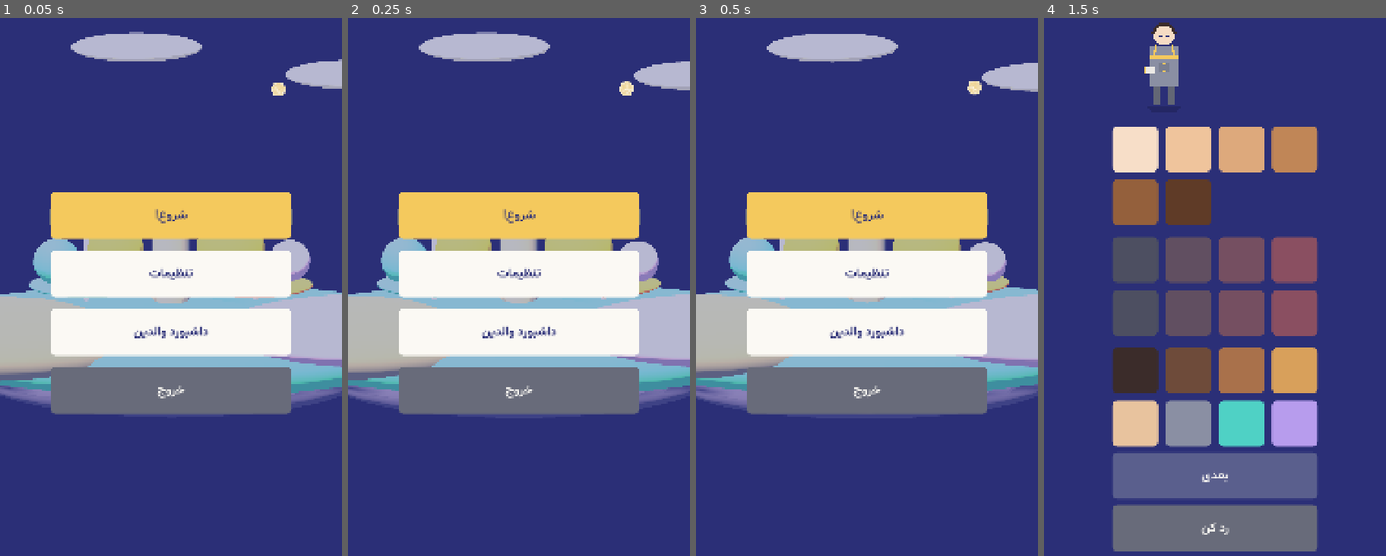
Above: before the commit, frames 1-4 (left to right).
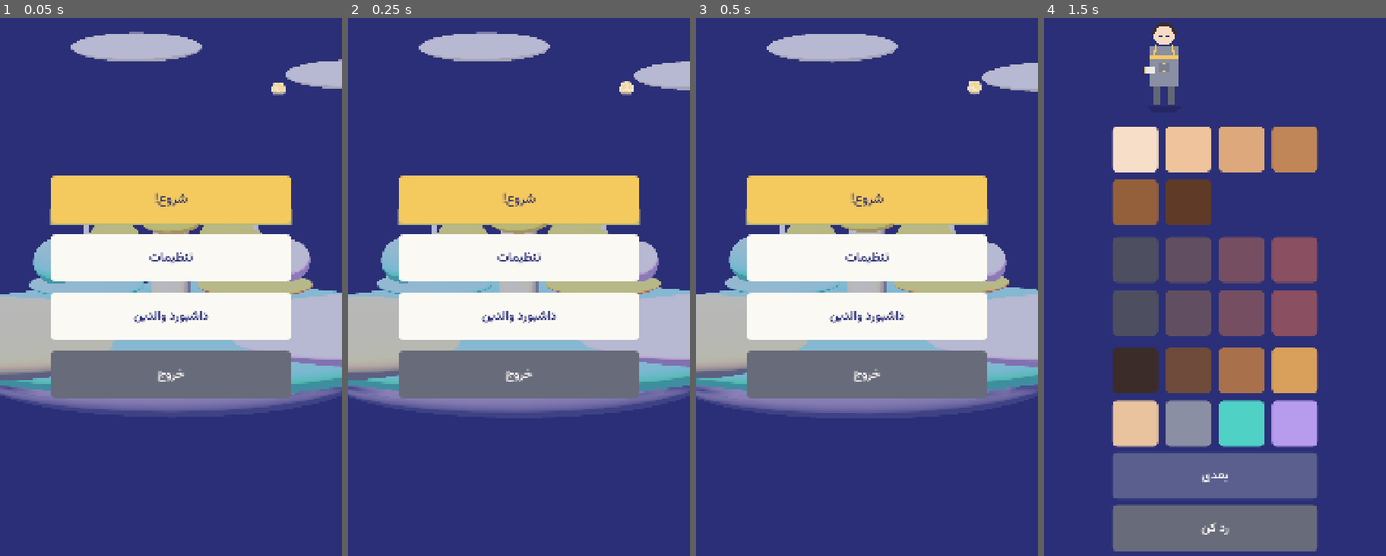
Above: after the commit, the same moments.

Repository: soheilsssbd7/Nexus-learning-game
Game: Godot game, scene res://scenes/main/MainMenu.tscn
Same seed, same stepped clock (60 frames per second), same inputs: the game is played once before the commit and once after it.
Inputs (mouse positions are in pixels of both pictures, inside the frame that each line leads up to):
- Up to frame 1 (0.05 s): no input
- Up to frame 2 (0.25 s): no input
- Up to frame 3 (0.5 s): no input
- Up to frame 4 (1.5 s): click "شروع!" at 0.5 s; click (1136, 147) at 1.25 s

The runs differ from the first frame. In frame 1, 16% of the frame differs, in the area x 14-86%, y 13-74%; in frame 2, 16%; in frame 3, 16%; in frame 4, nothing differs.

Commit message:
fix(menu): keep the clay landing screen inside portrait viewport
Co-authored-by: arena-agent <297053741+arena-agent@users.noreply.github.com>

Diff:
--- a/game/scripts/ui/MainMenu.gd
+++ b/game/scripts/ui/MainMenu.gd
@@ -36,6 +36,7 @@
 var buttons: Array[Button] = []
 var primary_button: Button = null
 var title_label: Label = null
+var menu_box: VBoxContainer = null
 
 
 func _ready() -> void:
@@ -44,8 +45,15 @@
 	SettingsStore.apply_at_boot()
 	if GameState.active_model == null:
 		GameState.bootstrap()
+	# ریشه باید واقعاً viewport را بگیرد؛ فقط custom_minimum_size برای Control ریشه
+	# کافی نیست و در Web/Android ممکن است تمام UI را بیرون از قاب بسازد.
+	set_anchors_and_offsets_preset(Control.PRESET_FULL_RECT)
+	if size.x < 2.0 or size.y < 2.0:
+		size = Vector2(1080.0, 1920.0)
 	custom_minimum_size = Vector2(1080.0, 1920.0)
 	_build()
+	get_viewport().size_changed.connect(_fit_menu)
+	call_deferred("_fit_menu")
 	refresh()
 
 
@@ -83,6 +91,7 @@
 
 	var box := UIKit.make_vbox(UIKit.GAP)
 	box.name = "Buttons"
+	menu_box = box
 	box.add_theme_constant_override("separation", int(UIKit.GAP * 1.5))
 	add_child(box)
 
@@ -103,7 +112,9 @@
 	box.set_anchors_and_offsets_preset(Control.PRESET_CENTER_TOP, Control.PRESET_MODE_MINSIZE, 0)
 	box.offset_left = UIKit.MARGIN
 	box.offset_right = -UIKit.MARGIN
-	box.offset_top = 620.0
+	# پیش از اولین layout هم داخل قاب بماند؛ `_fit_menu` بعد از محاسبه‌ی
+	# minimum-size مقدار نهایی را برای viewportهای کوچک‌تر تنظیم می‌کند.
+	box.offset_top = 260.0
 	box.grow_horizontal = Control.GROW_DIRECTION_BOTH
 	box.grow_vertical = Control.GROW_DIRECTION_BOTH
 	box.z_index = 10
@@ -120,6 +131,18 @@
 		else:
 			Log.warn(TAG, "صحنه‌ی Aria بارگذاری نشد — منو بی‌آواتار ساخته می‌شود")
 	UIKit.apply_flow(self)
+
+
+func _fit_menu() -> void:
+	if menu_box == null or not is_instance_valid(menu_box):
+		return
+	var viewport_height: float = maxf(get_viewport_rect().size.y, 1920.0)
+	var content_height: float = maxf(menu_box.get_combined_minimum_size().y, 1.0)
+	# عنوان، کارت قهرمان و چهار دکمه باید در قاب portrait جا شوند؛ قبل از این
+	# اصلاح، top=620 با HeroCard باعث می‌شد نیمه‌ی دکمه‌ها بیرونِ صفحه بروند.
+	var top: float = minf(260.0, maxf(132.0, viewport_height - content_height - 72.0))
+	menu_box.offset_top = top
+	menu_box.offset_bottom = top + content_height
 
 
 ## ویترین سه‌بعدی در یک SubViewport مستقل می‌نشیند تا UI واقعیِ Control روی آن
Not shown, changed: site/game/engine_bundle.mjs
Not shown, changed: site/game/index.pck
